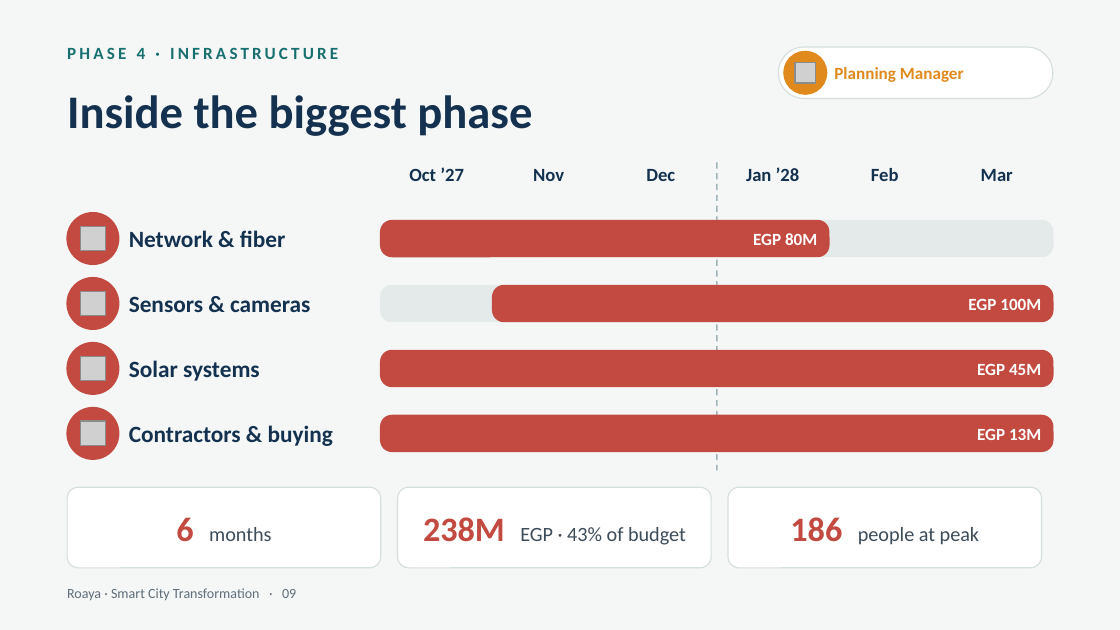
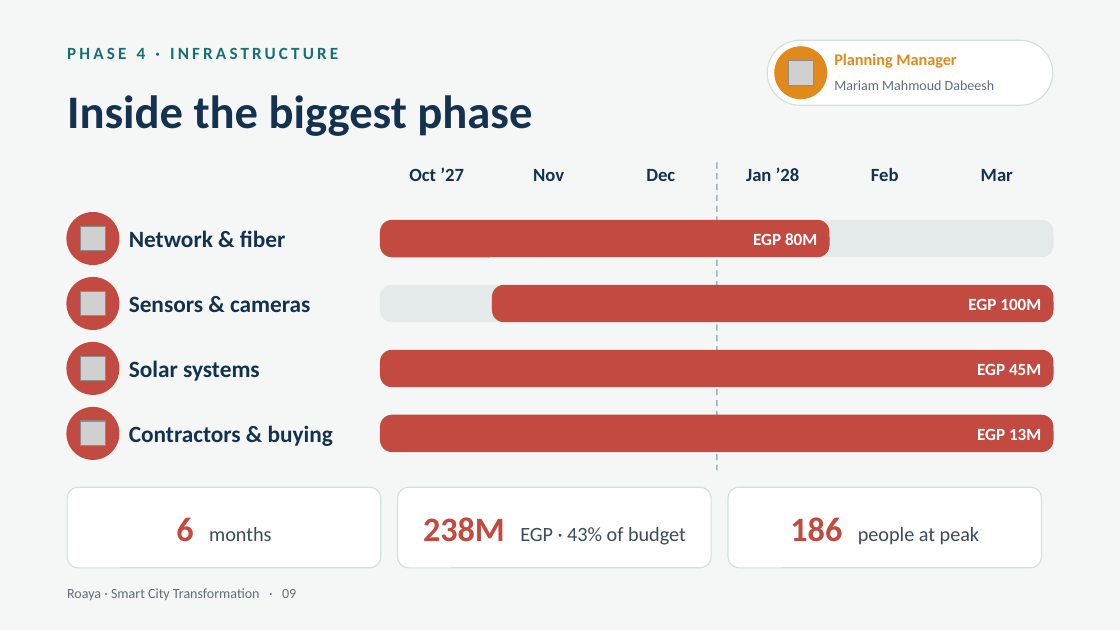
Before and after one commit to RahmaOshba/RahmaOshba, a slide deck: slide 9 of Roaya_Final/Roaya_Final_Presentation.pptx. Drawn at 1120x630 pixels with LibreOffice and Linux fonts; fonts in the diff are those of the drawing; grey boxes stand for pictures. Boxes give left, top, right and bottom in pixels: in the first picture for what was removed or moved away, otherwise in the second. Text is boxed around its words. In the diff, an @@ line names an element or a change of style, - is before the commit and + after.

```diff
--- a/Roaya_Final/Roaya_Final_Presentation.pptx
+++ b/Roaya_Final/Roaya_Final_Presentation.pptx
@@ rounded rectangle: place and size @@
-rounded rectangle at bbox=[778, 47, 1053, 99]
+rounded rectangle at bbox=[767, 40, 1053, 105]
@@ ellipse: place and size @@
-ellipse at bbox=[784, 52, 827, 94]
+ellipse at bbox=[775, 47, 827, 99]
@@ text "Planning Manager" at bbox=[834, 53, 956, 68]: size 11 to 10.5 pt @@
@@ picture: place and size @@
-picture at bbox=[795, 63, 815, 83]
+picture at bbox=[788, 60, 813, 85]
@@ text added at bbox=[834, 80, 994, 90], 9 pt, text #5F6E7A @@
+Mariam Mahmoud Dabeesh
```
Also in this commit, not shown: 21 other slides changed, 4 other files.
